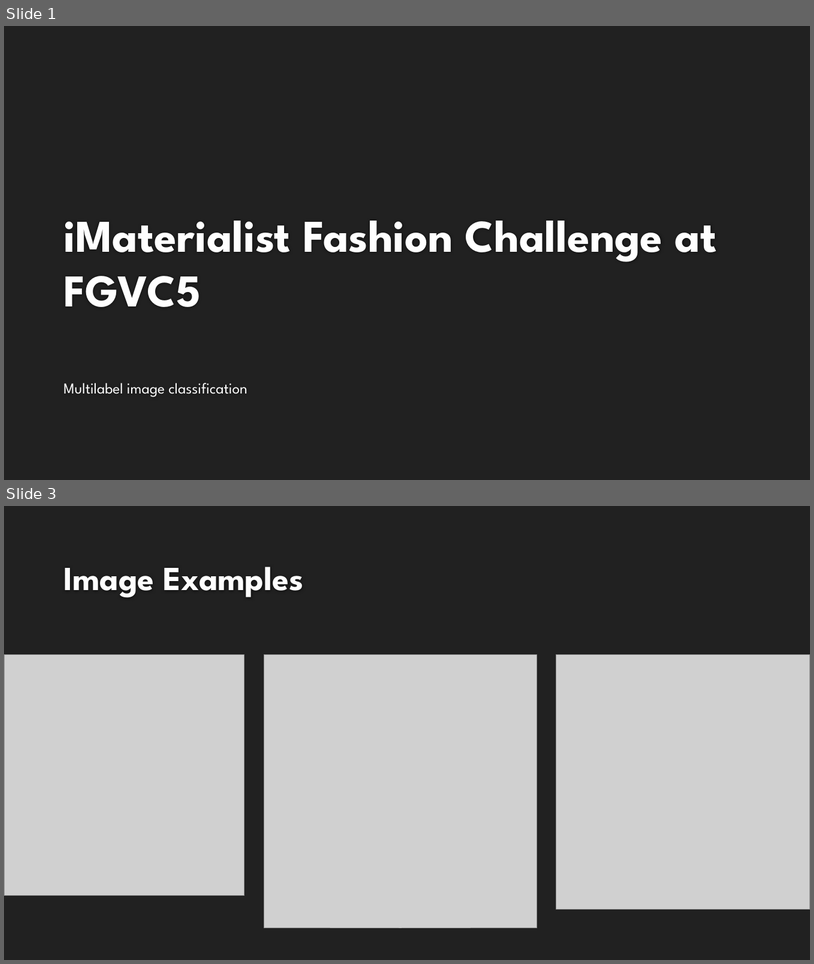
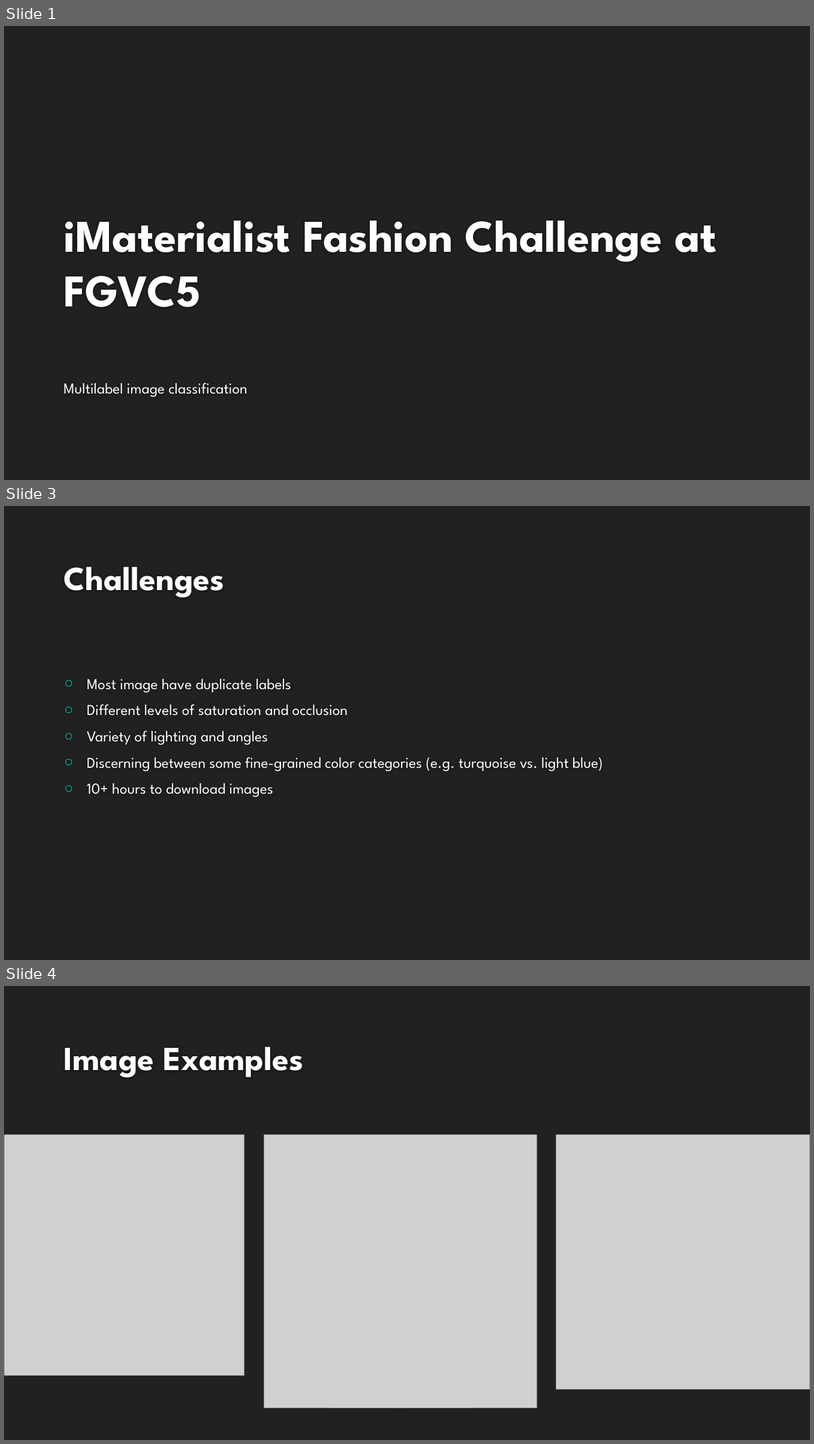
Before and after one commit to fantods/Kaggle-Fashion, a slide deck: group/presentation1.pptx. Shown one above the other, each under a label of ours: slides 1 and 3 before the commit, slides 1, 3 and 4 after it; the slides between them are not shown. The pictures are 814x964 and 814x1444 pixels, drawn with LibreOffice and Linux fonts; fonts in the diff are those of the drawing; grey boxes stand for pictures; background and template pictures are left out. Boxes give left, top, right and bottom in pixels: in the first picture for what was removed or moved away, otherwise in the second. Text is boxed around its words. In the diff, an @@ line names an element or a change of style, - is before the commit and + after.

```diff
--- a/group/presentation1.pptx
+++ b/group/presentation1.pptx
@@ slide 3 added at <box>4,506,810,960</box>, background #212121 @@
@@ title added at <box>63,567,224,598</box>, 40 pt, text #FEFEFE, bold @@
+Challenges
@@ text added at <box>87,678,603,797</box>, 18 pt, text #FFFFFF @@
+○ Most image have duplicate labels
+○ Different levels of saturation and occlusion
+○ Variety of lighting and angles
+○ Discerning between some fine-grained color categories (e.g. turquoise vs. light blue)
+○ 10+ hours to download images
@@ what was slide 3 is now slide 4 @@
```
Also in this commit, not shown: 2 slides changed, 2 other files.
